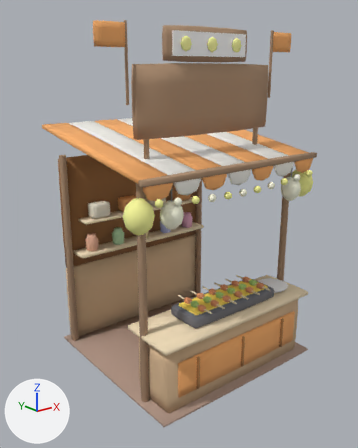
Before and after pictures for a commit that changed the glTF model assets/models/stall_skewers.glb.
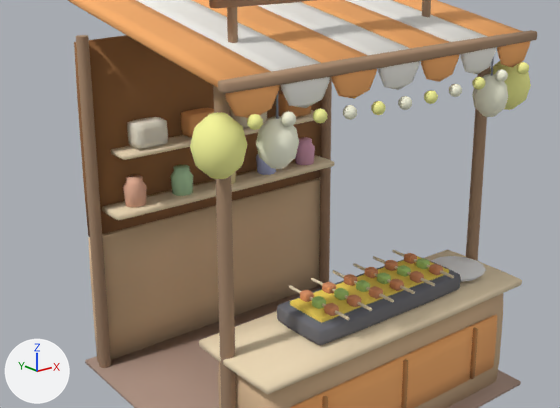
Old and new are each drawn whole from a 50 mm lens placed at (-4.39, -2.23, 4.18), pointed at (-0.1, 3.13, 2.03) and again close up on the part from 5% to 92% of the width and 30% to 81% of the height. Every picture has the same lights, and +X, +Y and +Z are marked at lower left. The first two pictures are the older version. Vertices at exactly the same position are counted once.

Names of what the first close-up shows: 'body', 'level2'.
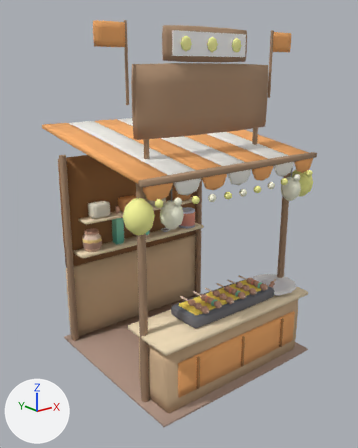
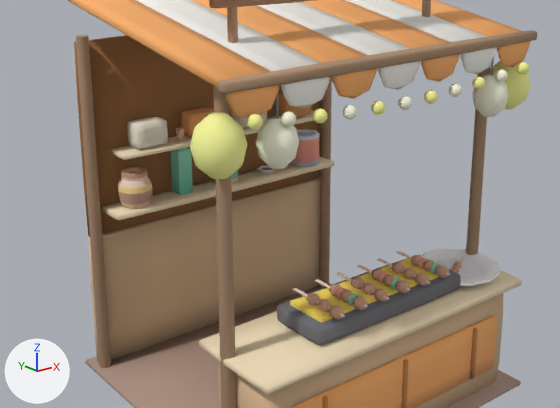
The change, as a list of edits to the scene's bpy script:
```text
Change me_body:
    used by ob_body; location = (0.0, 0.0, 0.0)
    remove me_body.from_pydata(...)  # 2950 vertices, 5640 faces; spans x -1.5..1.5, y 1.8..4.54, z 0.0..4.24
    add me_body.from_pydata(...)  # 2556 vertices, 4800 faces; spans x -1.5..1.5, y 1.8..4.54, z 0.0..4.24
    me_body part 1: a new loose piece, a 6-sided cylinder along y spanning x -0.374..-0.286, y 2.092..2.113, z 1.19..1.292, in mat_vertex_colour
    me_body part 2: a new loose piece, a 6-sided cylinder along y spanning x 0.066..0.154, y 2.092..2.113, z 1.19..1.292, in mat_vertex_colour
    me_body part 3: a new loose piece, a 6-sided cylinder along y spanning x 0.506..0.594, y 2.092..2.113, z 1.19..1.292, in mat_vertex_colour
    me_body part 4: the loose piece of 42 vertices spanning x -1.05..-0.85, y 4.1..4.3, z 1.53..1.77 is rebuilt with 72 vertices and now spans x -1.1..-0.8, y 4.05..4.35, z 1.53..1.83
    me_body part 5: the loose piece of 42 vertices spanning x 0.83..1.03, y 4.1..4.3, z 1.53..1.77 is rebuilt with 80 vertices and now spans x 0.79..1.07, y 4.06..4.34, z 1.53..1.83
    me_body part 6: the loose piece of 42 vertices spanning x -0.58..-0.38, y 4.1..4.3, z 1.53..1.77 is rebuilt with 24 vertices and now spans x -0.55..-0.41, y 4.13..4.27, z 1.53..1.99
    me_body part 7: the loose piece of 42 vertices spanning x -0.11..0.09, y 4.1..4.3, z 1.53..1.77 is rebuilt with 88 vertices and now spans x -0.12..0.1, y 4.09..4.31, z 1.53..1.81
    me_body part 8: the loose piece of 30 vertices spanning x 0.74..1.22, y 2.02..2.48, z 1.03..1.08 is rebuilt with 72 vertices and now spans x 0.62..1.34, y 1.89..2.61, z 1.03..1.1
    me_body part 9: the loose piece of 14 vertices spanning x -0.56..-0.54, y 1.92..2.58, z 1.22..1.25 is rebuilt with 12 vertices and now spans x -0.56..-0.53, y 1.97..2.53, z 1.23..1.24
    me_body part 10: the loose piece of 14 vertices spanning x 0.32..0.34, y 1.92..2.58, z 1.22..1.25 is rebuilt with 12 vertices and now spans x 0.32..0.35, y 1.97..2.53, z 1.23..1.24
    me_body part 11: the loose piece of 14 vertices spanning x -0.12..-0.1, y 1.92..2.58, z 1.22..1.25 is rebuilt with 12 vertices and now spans x -0.12..-0.09, y 1.97..2.53, z 1.23..1.24
    me_body part 12: the loose piece of 56 vertices spanning x 0.29..0.37, y 2.05..2.15, z 1.2..1.27 is deleted
    me_body part 13: the loose piece of 56 vertices spanning x -0.59..-0.51, y 2.05..2.15, z 1.2..1.27 is deleted
    me_body part 14: the loose piece of 56 vertices spanning x -0.15..-0.07, y 2.05..2.15, z 1.2..1.27 is deleted
    me_body part 15: 42 vertices moved from x -0.52..0.59, y 2.06..2.34, z 1.21..1.27 to x -0.53..0.59, y 2.04..2.34, z 1.19..1.29; 795 vertices removed from x -0.59..0.59, y 1.92..2.58, z 1.2..1.27; 375 vertices added at x -0.6..1.17, y 1.97..2.53, z 1.05..1.29
    me_body part 16: 42 vertices removed from x 0.36..0.56, y 4.1..4.3, z 1.53..1.77; 36 vertices added at x 0.38..0.54, y 4.11..4.29, z 1.53..1.57
    me_body part 17: 32 vertices added at x -0.52..-0.44, y 4.16..4.24, z 1.99..2.12
    me_body part 18: 12 kept faces spanning x -0.36..0.59, y 2.04..2.17, z 1.24..1.29 get new vertex colours; the middle colour goes from orange #df9569 to beige #d2a18a
```

Boxes [x1, y1, x2, y2] around the edits, measured in the close-ups (560 x 408 px; the box of a moved part takes in the faces that stretch with it):
part 1 of me_body, added
    after: [348, 293, 359, 306]
part 2 of me_body, added
    after: [391, 277, 401, 289]
part 3 of me_body, added
    after: [431, 263, 440, 274]
part 4 of me_body, rebuilt (48% wider, 30% taller)
    before: [123, 175, 147, 207]
    after: [117, 167, 153, 209]
part 5 of me_body, rebuilt (38% wider, 34% taller)
    before: [295, 137, 315, 165]
    after: [291, 129, 319, 167]
part 6 of me_body, rebuilt
    before: [171, 165, 193, 196]
    after: [170, 147, 193, 195]
part 7 of me_body, rebuilt (mostly hidden)
    before: [231, 171, 236, 184]
    after: [215, 170, 238, 185]
part 8 of me_body, rebuilt (43% wider, 48% taller)
    before: [431, 256, 486, 282]
    after: [421, 248, 500, 287]
part 9 of me_body, rebuilt (15% narrower, 17% shorter)
    before: [289, 285, 350, 320]
    after: [293, 288, 345, 317]
part 10 of me_body, rebuilt (14% narrower, 13% shorter)
    before: [373, 256, 435, 286]
    after: [377, 258, 430, 284]
part 11 of me_body, rebuilt (13% narrower, 12% shorter)
    before: [333, 270, 394, 302]
    after: [336, 272, 389, 300]
part 12 of me_body, deleted
    before: [410, 271, 424, 283]
part 13 of me_body, deleted
    before: [324, 303, 339, 316]
part 14 of me_body, deleted
    before: [369, 286, 383, 299]
part 15 of me_body, reshaped
    before: [300, 250, 454, 311]
    after: [306, 251, 464, 319]
part 16 of me_body, moved or reshaped
    before: [256, 154, 276, 175]
    after: [257, 166, 275, 173]
part 17 of me_body, added
    after: [176, 127, 184, 140]
part 18 of me_body, recoloured
    before: [351, 264, 441, 300]
    after: [346, 260, 435, 296]
